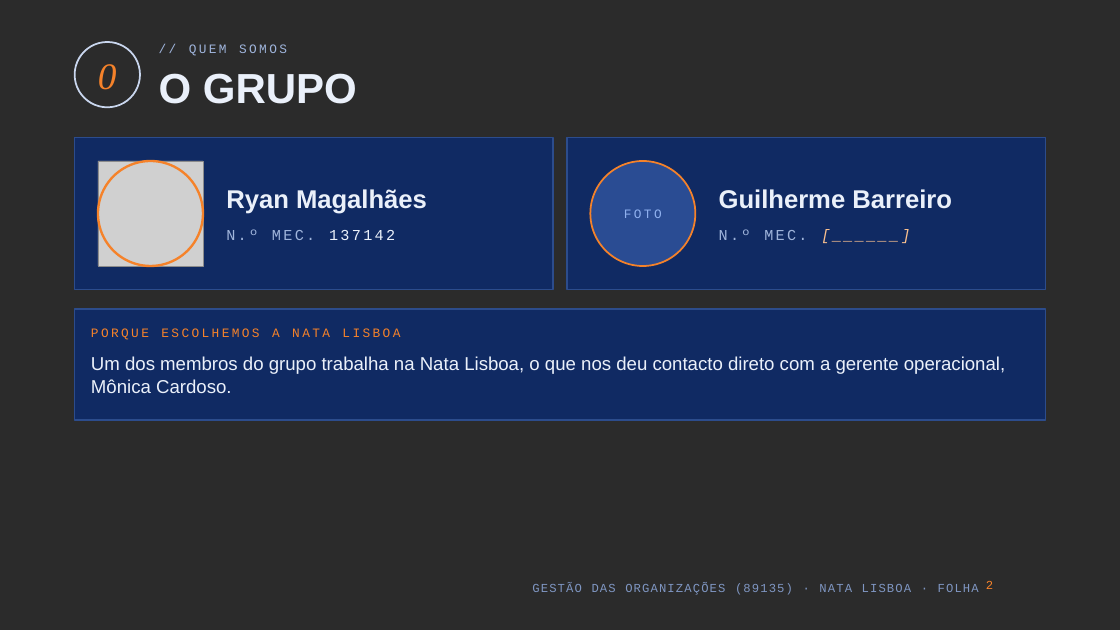
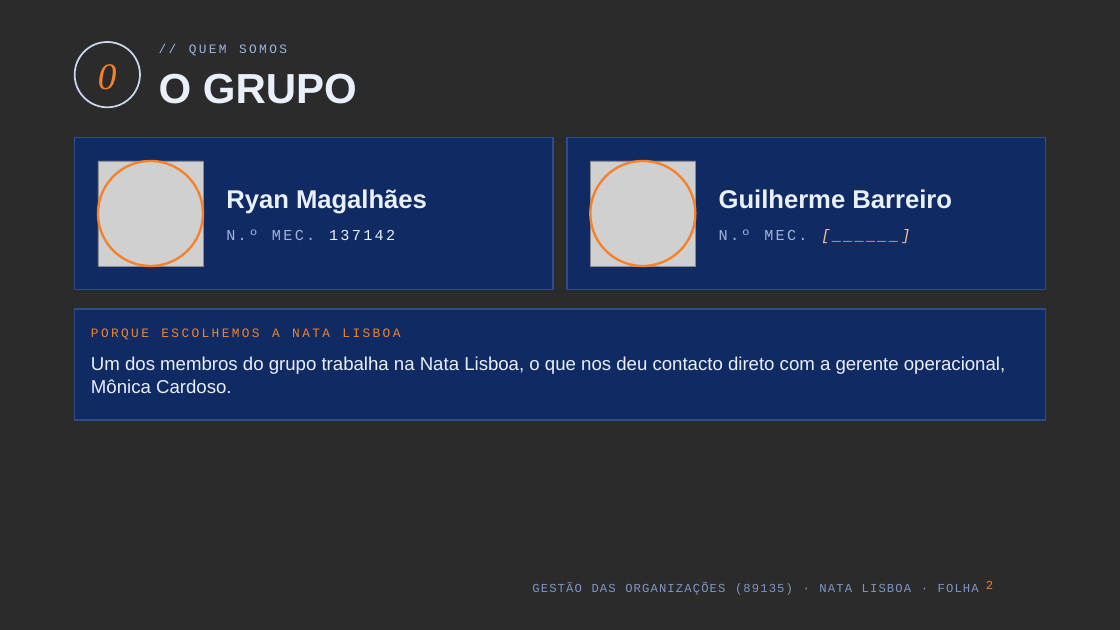
Before and after one commit to kd25gpgdw9-lang/Oceanum, a slide deck: slide 2 of apresentacao-go-89135/Nata_Lisboa_GO_89135.pptx. Drawn at 1120x630 pixels with LibreOffice and Linux fonts; fonts in the diff are those of the drawing; grey boxes stand for pictures; background and template pictures are left out; a plain dark background stands for a picture behind light text. Boxes give left, top, right and bottom in pixels: in the first picture for what was removed or moved away, otherwise in the second. Text is boxed around its words. In the diff, an @@ line names an element or a change of style, - is before the commit and + after.

```diff
--- a/apresentacao-go-89135/Nata_Lisboa_GO_89135.pptx
+++ b/apresentacao-go-89135/Nata_Lisboa_GO_89135.pptx
@@ ellipse at box(591, 161, 696, 266): fill #2A4C93 to none; outline #F5822A 1.5 pt to #F5822A 2 pt @@
@@ picture added at box(591, 161, 696, 266) @@
@@ text removed at box(624, 209, 662, 218) @@
-FOTO
```
Also in this commit, not shown: 3 other files.
